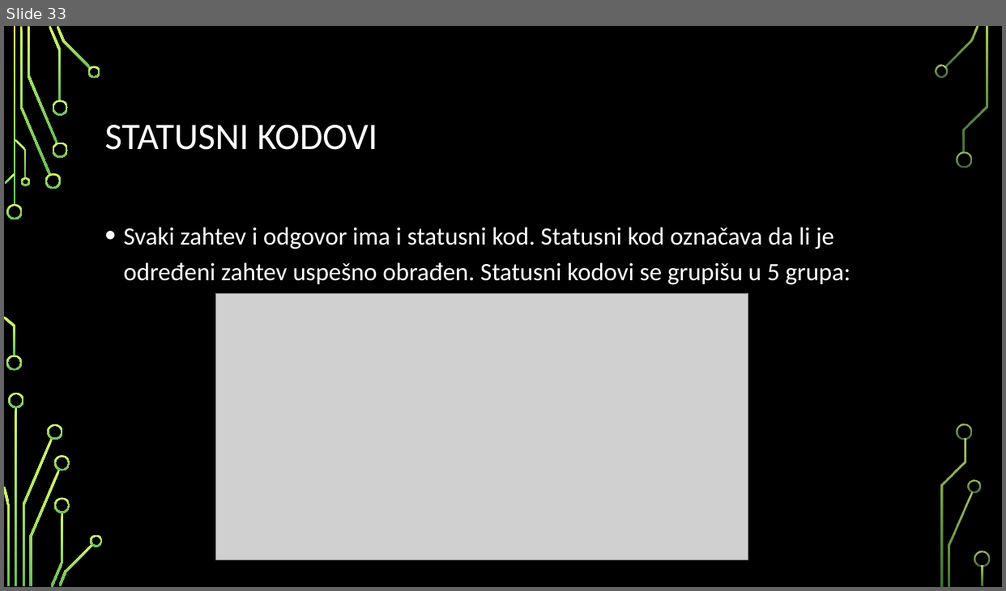
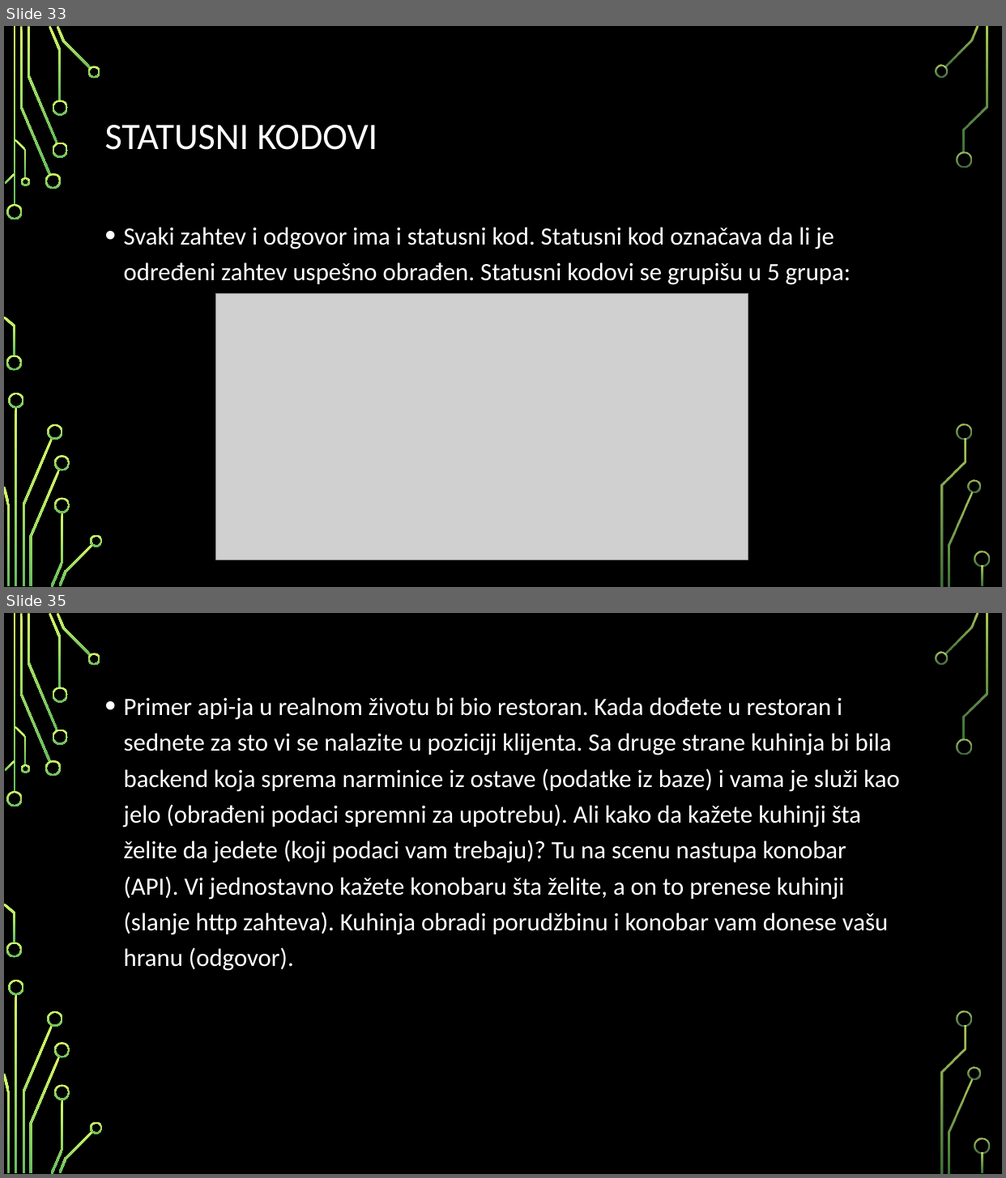
Before and after one commit to MihajloMilojevic/Sekcija, a slide deck: Nodejs/Node.js - prezentacija.pptx. Shown one above the other, each under a label of ours: slide 33 before the commit, slides 33 and 35 after it; the slides between them are not shown. The pictures are 1006x591 and 1006x1178 pixels, drawn with LibreOffice and Linux fonts; fonts in the diff are those of the drawing; grey boxes stand for pictures; background and template pictures are left out. Boxes give left, top, right and bottom in pixels: in the first picture for what was removed or moved away, otherwise in the second. Text is boxed around its words. In the diff, an @@ line names an element or a change of style, - is before the commit and + after.

```diff
--- a/Nodejs/Node.js - prezentacija.pptx
+++ b/Nodejs/Node.js - prezentacija.pptx
@@ slide 35 added at bbox=[4, 613, 1002, 1174], background picture (left out); not listed: 36 template elements that a slide beside it also shows @@
@@ text added at bbox=[124, 697, 899, 971], 24 pt, text #FFFFFF @@
+• Primer api-ja u realnom životu bi bio restoran. Kada dođete u restoran i sednete za sto vi se nalazite u poziciji klijenta. Sa druge strane kuhinja bi bila backend koja sprema narminice iz ostave (podatke iz baze) i vama je služi kao jelo (obrađeni podaci spremni za upotrebu). Ali kako da kažete kuhinji šta želite da jedete (koji podaci vam trebaju)? Tu na scenu nastupa konobar (API). Vi jednostavno kažete konobaru šta želite, a on to prenese kuhinji (slanje http zahteva). Kuhinja obradi porudžbinu i konobar vam donese vašu hranu (odgovor).
```
Also in this commit, not shown: 17 other slides added, 15 other files.
